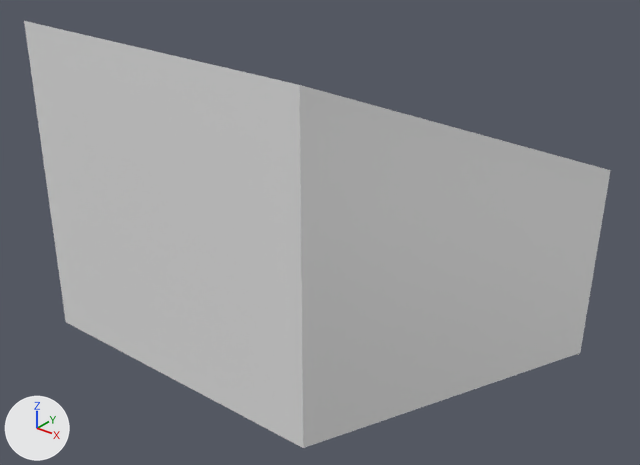
The FBX model SourceAssets/Environments/Subway/Structures/Entry_Stairs.fbx: old version first, new version second.
Before and after are seen from a 50 mm lens placed at (24.04, 23.94, 26.44), pointed at (13.6, 36.99, 18.35). The lights are fixed; the arrows at lower left show +X, +Y and +Z. The picture after the commit comes second.

The first picture shows 'Entry Stairs'.
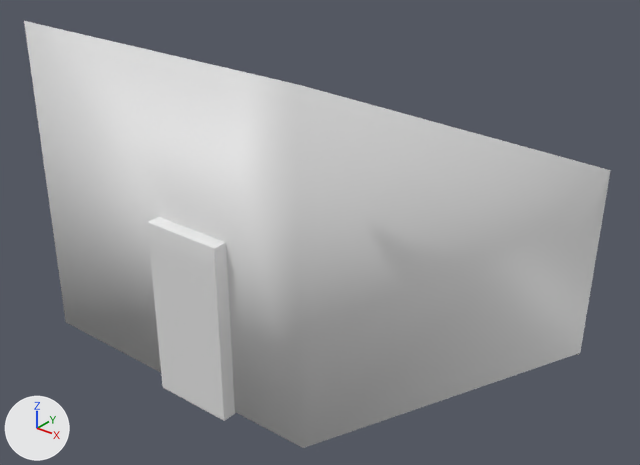
Pixel boxes [x1, y1, x2, y2] of what changed, in the pictures (640 x 465 px; the box of a moved part takes in the faces that stretch with it):
part 1 of me_ucx_1m_cube_003, added: after [147, 217, 236, 421]
part 2 of me_ucx_1m_cube_003, moved or reshaped: [24, 21, 303, 448] in both

Edits to the bpy script that builds the scene:
```text
Change me_ucx_1m_cube_003:
    used by ob_entry_stairs; location = (0.0, 0.0, 0.0)
    verts and faces of me_ucx_1m_cube_003; kept vertices keep their numbers, new ones are numbered from 3911
    before: 80 (17.33, 31.93, 17.86) at pixel (303, 448), 107 (17.33, 43.09, 18.77) at pixel (610, 170), 108 (17.33, 31.93, 23.37) at pixel (299, 84), 110 (11.74, 42.9, 18.76), 111 (11.68, 31.93, 17.86) at pixel (65, 322)
    before: 112 (11.74, 31.93, 23.37) at pixel (24, 20)
    remove me_ucx_1m_cube_003.from_pydata(...)  # 3911 vertices, 3775 faces; spans x 11.68..17.33, y 31.93..43.09, z 12.28..23.37
    add me_ucx_1m_cube_003.from_pydata(...)  # 4340 vertices, 4202 faces; spans x 11.68..17.33, y 31.69..43.09, z 12.28..23.37
    me_ucx_1m_cube_003 part 1: a new loose piece of 426 vertices spanning x 14.53..15.94, y 31.69..32.17, z 17.82..20.82, in mat_entry_stairway_stairs (white #e7e7e7)
    me_ucx_1m_cube_003 part 2
    add delete_faces([(107, 108, 112, 110), (80, 111, 112, 108)])
    add verts[3911] = (14.53, 31.93, 23.37)  # pixel (144, 48)
    add verts[3912] = (13.13, 31.93, 23.37)  # pixel (80, 33)
    add verts[3913] = (15.93, 31.93, 23.37)  # pixel (216, 65)
    add faces += [(107, 108, 3913, 3911, 3912, 112, 110), (80, 111, 112, 3912, 3911, 3913, 108)]  # mat_entry_stairway_walls (white #e7e7e7)
```
